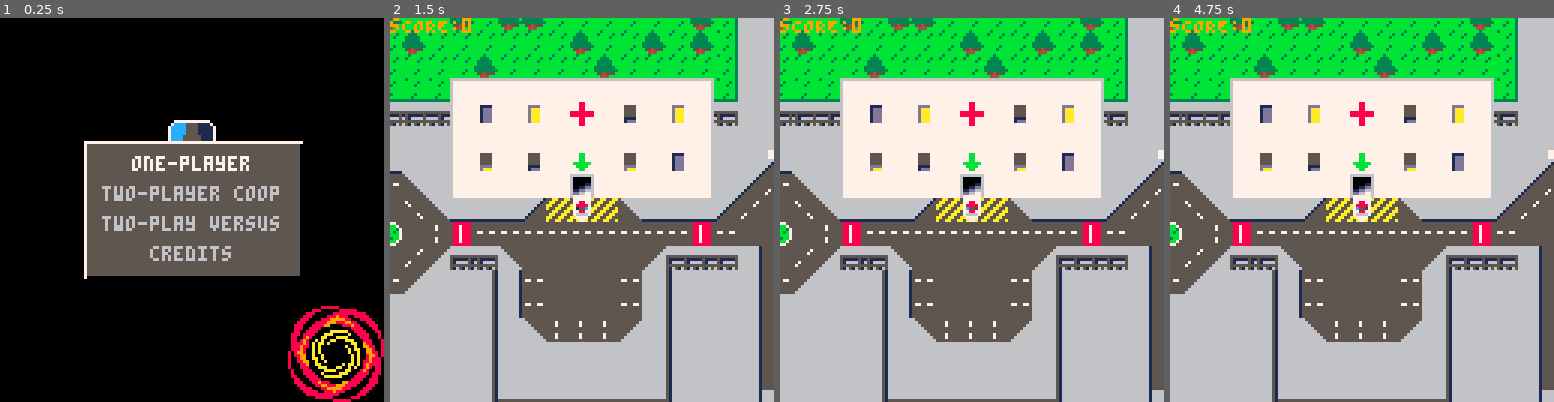
Above: before the commit, frames 1-4 (left to right).
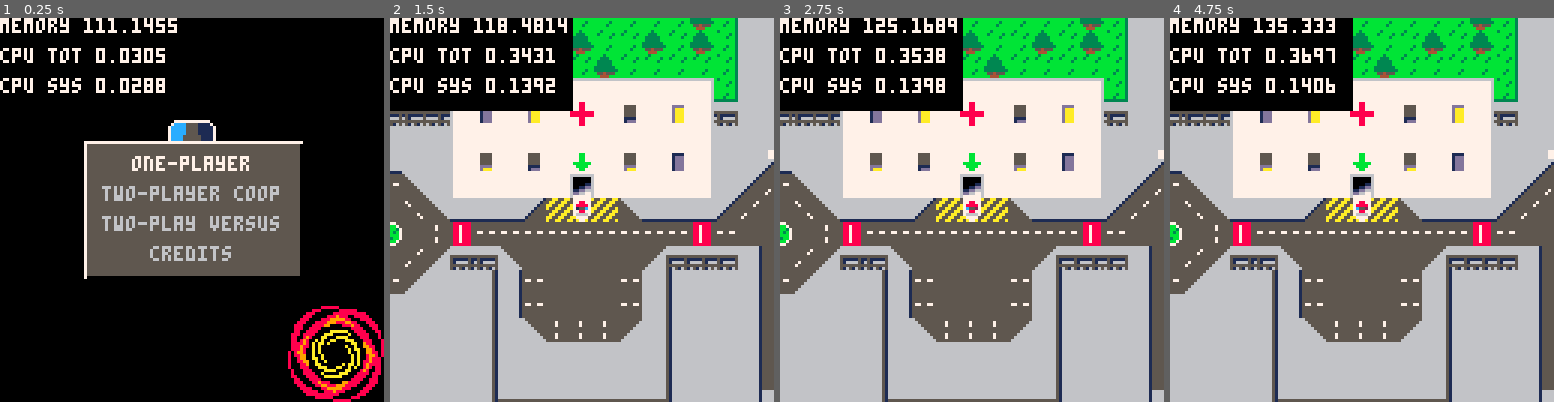
Above: after the commit, the same moments.

Repository: GraulierBrice/ludum-dare-46
Game: PICO-8 cartridge keep-it-alive.p8
Same seed, same stepped clock (60 frames per second), same inputs: the game is played once before the commit and once after it.
Inputs:
- Up to frame 1 (0.25 s): no input
- Up to frame 2 (1.5 s): tap X (X key) at 0.33, 1.07 s; tap O (Z key) at 0.7 s
- Up to frame 3 (2.75 s): hold Right 1.6-2.1 s; tap O (Z key) at 1.7, 2.1, 2.5 s; tap X (X key) at 1.85 s; hold Up 2.15-2.42 s; hold Right from 2.47 s (still down)
- Up to frame 4 (4.75 s): tap O (Z key) every 0.4 s from 2.9 to 4.5 s; tap X (X key) at 2.97, 4.08 s; release Right at 3.03 s; hold Left 3.08-3.58 s; hold Down 3.63-3.97 s; hold Right 4.02-4.68 s; hold Up from 4.73 s (still down)

The runs differ from the first frame. In frame 1, 2.2% of the frame differs, in the area x 0-47%, y 0-20%; in frame 2, 11%, in the area x 0-48%, y 0-25%; in frame 3, 11%; in frame 4, 11%.

Commit message:
music for real

Diff:
--- a/keep-it-alive.p8
+++ b/keep-it-alive.p8
@@ -75,7 +75,7 @@
 	else
 		menu_draw()
 	end
-	--debug()
+	debug()
 end
 
 -->8
@@ -85,7 +85,7 @@
 dropzones={}
 gum={}
 function game_start(nb_players, map, mode)
-	--music(0)
+	music(0)
 	game.play=true
 	cars={}
 	gum={}
@@ -199,10 +199,10 @@
 	if (patient.car_id > 0) then
 		if (car_drifting(cars[patient.car_id])) then
 			patient.hp -= phy.dt * patient.dmg_drift
-			if(patient.dmg_drift>0)blood(patient.pos,true)
+			if(patient.dmg_drift>0)blood(cars[patient.car_id].pos,true)
 		else
 			patient.hp -= phy.dt * patient.dmg_loaded
-			if(patient.dmg_loaded>0)blood(patient.pos,true)
+			if(patient.dmg_loaded>0)blood(cars[patient.car_id].pos,true)
 		end
 	end
 end
Not shown, changed: the music (__music__) section of keep-it-alive.p8
Not shown, changed: the sound effects (__sfx__) section of keep-it-alive.p8
